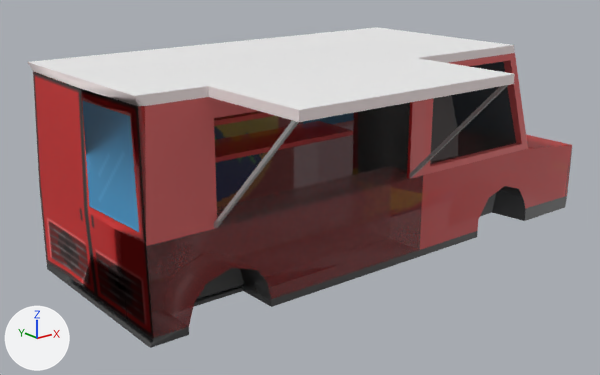
Renders of the FBX model Assets/Mis Cosas/Modelos/Objetos/Camion/FoodTruck.fbx from each side of a commit.
One viewpoint serves both versions: a 50 mm lens placed at (-28.6, -34.5, 13.0), pointed at (-0.8, 0.2, -0.8). Every picture has the same lights, and +X, +Y and +Z are marked at lower left. Where no turn or scale is listed for an object, it has been applied to the vertices.

Names of what the first picture shows: 'FoodTruck'.
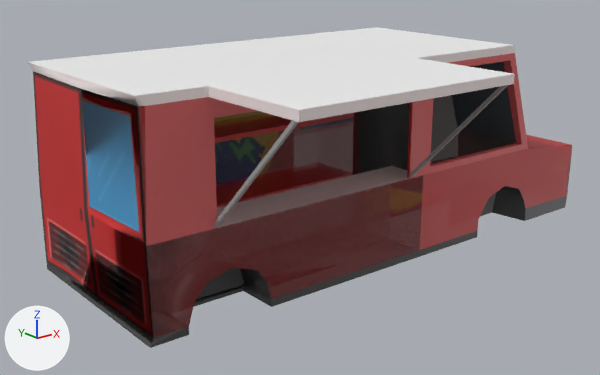
Edits to the bpy script that builds the scene:
```text
Change me_mesh_foodtruck:
    where me_mesh_foodtruck.from_pydata(...)  # 236 vertices, 203 faces; spans x -13.1..18.2, y -10.7..7.0, z -4.8..6.5
    used by ob_foodtruck; location = (0.0, 0.0, 0.0)
    me_mesh_foodtruck part 1: all 8 vertices in x -12.9..4.1, y 1.3..4.5, z 1.2..1.5 are moved by (0.0, 0.0, -2.7)
    me_mesh_foodtruck part 2: all 3 vertices in x -12.1..4.1, y 1.3..4.5, z 0.0 are moved by (0.0, 0.0, -1.6)
    me_mesh_foodtruck part 3: all 8 vertices in x -12.9..4.1, y 1.3..4.5, z 3.2..3.5 are moved by (0.0, 0.0, -0.9)
    me_mesh_foodtruck part 4: texture (UV) coordinates of 1 of 203 faces, centred in x -3.8, y -3.3, z 0.0, changed; they spanned u 0.0..0.0, v 0.0..0.0 and now span u 0.0..0.0, v 0.95..0.95
```

Boxes [x1, y1, x2, y2] around the edits, measured in the pictures (600 x 375 px; the box of a moved part takes in the faces that stretch with it):
'FoodTruck', reshaped, surface changed
    both: [28, 27, 572, 348]
part 1 of me_mesh_foodtruck, moved or reshaped
    before: [215, 121, 353, 163]
    after: [216, 162, 352, 207]
part 2 of me_mesh_foodtruck, moved or reshaped
    before: [215, 103, 423, 250]
    after: [318, 103, 423, 250]
part 3 of me_mesh_foodtruck, moved or reshaped
    before: [214, 111, 319, 140]
    after: [214, 111, 354, 184]
part 4 of me_mesh_foodtruck, surface changed (brown)
    after: [217, 166, 409, 228]
